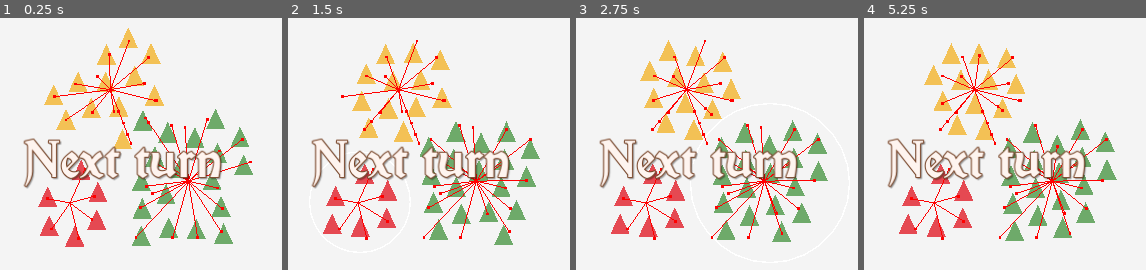
Above: before the commit, frames 1-4 (left to right).
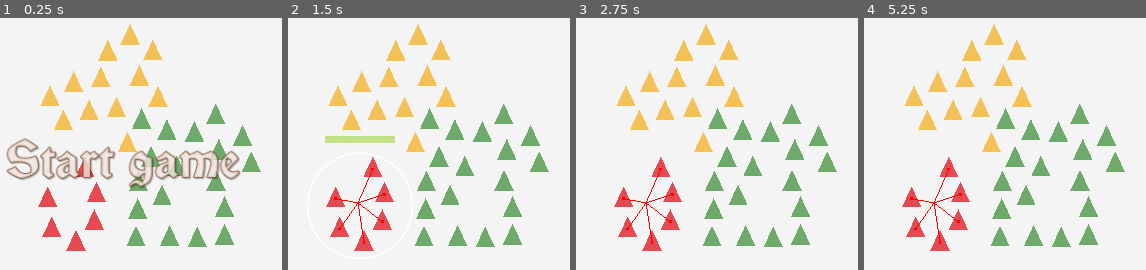
Above: after the commit, the same moments.

Repository: rtauziac/djam-decay
Game: Godot game, scene res://test_2d.tscn
Two runs of this game, one before a commit and one after it. Both use one fixed random seed, a clock stepped at 60 frames per second and the inputs below.
Inputs (mouse positions are in pixels of both pictures, inside the frame that each line leads up to):
- Up to frame 1 (0.25 s): no input
- Up to frame 2 (1.5 s): move the mouse to (361, 201) at 0.52 s; click (361, 201) at 0.67 s; move the mouse to (400, 93) at 1.27 s; click (400, 93) at 1.42 s
- Up to frame 3 (2.75 s): move the mouse to (767, 184) at 2.02 s; click (767, 184) at 2.17 s
- Up to frame 4 (5.25 s): move the mouse to (945, 247) at 2.77 s; click (945, 247) at 2.92 s; move the mouse to (outside the picture) at 3.52 s; click (outside the picture) at 3.67 s; tap Enter at 4.25 s; move the mouse to (outside the picture) at 4.27 s; click (outside the picture) at 4.42 s; move the mouse to (1027, 159) at 5.02 s; click (1027, 159) at 5.17 s

The runs differ from the first frame. In frame 1, 15% of the frame differs, in the area x 2-93%, y 2-93%; in frame 2, 20%, in the area x 8-93%, y 2-93%; in frame 3, 19%; in frame 4, 19%.

Commit message:
💪 Add stamina

Diff:
--- a/GameManagement/game.gd
+++ b/GameManagement/game.gd
@@ -2,6 +2,8 @@
 class_name Game
 
 signal player_changed(player: Player)
+
+@export var stamina_start_amount = 600
 
 var players: Array[Player]
 var current_player: Player
@@ -27,7 +29,14 @@
 	dog_player.user_controlled = false
 	players.append(dog_player)
 
-	current_player = rat_player
+	#current_player = rat_player
+
+	await get_tree().create_timer(0.1).timeout
+
+	Global.main_ui.show_title("Start game", func():
+		change_player(rat_player)
+		Global.main_ui.show_title("Rat team")
+		)
 
 
 func change_player(player: Player):
--- /dev/null
+++ b/MainUI.gd
@@ -0,0 +1,22 @@
+extends Control
+class_name MainUI
+
+
+func _ready():
+	Global.main_ui = self
+
+
+func show_title(title: String, callback = null):
+	for process_tween in get_tree().get_processed_tweens():
+		if process_tween.get_meta("tween") == "title":
+			process_tween.kill()
+	var tween = get_tree().create_tween()
+	tween.set_meta("tween", "title")
+	$TitleLabel.text = title
+	tween.tween_callback(func(): $TitleLabel.visible = true)
+	tween.tween_property($TitleLabel, "modulate", Color.WHITE, 0.2)
+	tween.tween_interval(0.2)
+	tween.tween_property($TitleLabel, "modulate", Color.TRANSPARENT, 0.2)
+	tween.tween_callback(func(): $TitleLabel.visible = false)
+	if callback != null:
+		tween.tween_callback(callback)
--- a/autoload/global.gd
+++ b/autoload/global.gd
@@ -2,3 +2,4 @@
 
 
 var game: Game
+var main_ui: MainUI
--- a/test_2d.tscn
+++ b/test_2d.tscn
@@ -1,9 +1,10 @@
-[gd_scene load_steps=8 format=3 uid="uid://ywgaelhpgpby"]
+[gd_scene load_steps=9 format=3 uid="uid://ywgaelhpgpby"]
 
 [ext_resource type="Script" path="res://GameManagement/game.gd" id="1_bo2r8"]
 [ext_resource type="Script" path="res://unit/groups.gd" id="1_n6ffw"]
 [ext_resource type="Script" path="res://Camera.gd" id="2_fdhqp"]
 [ext_resource type="FontFile" uid="uid://b7bllu2giivqe" path="res://font/vinque rg.otf" id="4_yc54d"]
+[ext_resource type="Script" path="res://MainUI.gd" id="5_0pjp3"]
 
 [sub_resource type="GDScript" id="GDScript_3igke"]
 script/source = "extends Node
@@ -75,15 +76,18 @@
 grow_horizontal = 2
 grow_vertical = 2
 theme = SubResource("Theme_qqolg")
+script = ExtResource("5_0pjp3")
 
-[node name="Label" type="Label" parent="CanvasLayer/UI"]
+[node name="TitleLabel" type="Label" parent="CanvasLayer/UI"]
+visible = false
+modulate = Color(1, 1, 1, 0)
 layout_mode = 1
 anchors_preset = 15
 anchor_right = 1.0
 anchor_bottom = 1.0
-offset_left = 72.0
+offset_left = 158.0
 offset_top = 61.0
-offset_right = -72.0
+offset_right = -158.0
 offset_bottom = -61.0
 grow_horizontal = 2
 grow_vertical = 2
@@ -91,3 +95,5 @@
 text = "Next turn"
 horizontal_alignment = 1
 vertical_alignment = 1
+
+[connection signal="player_changed" from="Game" to="Groups" method="_on_game_player_changed"]
--- a/unit/group.gd
+++ b/unit/group.gd
@@ -6,6 +6,7 @@
 	return $Line2D.visible
 func set_selected(new_val: bool):
 	$Line2D.visible = new_val
+	$GaugeStamina.visible = new_val
 
 var radius: get = get_radius, set = set_radius
 func get_radius() -> float:
@@ -13,17 +14,26 @@
 func set_radius(new_val: float):
 	($CollisionShape2D.shape as CircleShape2D).radius = new_val
 	$Line2D.set("radius", new_val)
+	$GaugeStamina.position.y = -(new_val + 20)
+
+
+var stamina: get = get_stamina, set = set_stamina
+func get_stamina():
+	return $GaugeStamina.scale.x
+func set_stamina(new_val: float):
+	$GaugeStamina/GaugeStamina2.scale.x = clamp(new_val, 0, 1)
 
 
 func _on_input_event(viewport: Viewport, event, shape_idx):
-	if event is InputEventMouseButton:
-		var eventMouseButton := event as InputEventMouseButton
-		if not eventMouseButton.pressed:
-			var group_nodes = get_tree().get_nodes_in_group(name)
-			var units = group_nodes as Array[Unit]
-			if Global.game.current_player.race == units[0].race or true:
-				set_deferred("selected", true)
-				viewport.set_input_as_handled()
+	if Global.game.current_player != null and Global.game.current_player.user_controlled:
+		if event is InputEventMouseButton:
+			var eventMouseButton := event as InputEventMouseButton
+			if not eventMouseButton.pressed:
+				var group_nodes = get_tree().get_nodes_in_group(name)
+				var units = group_nodes as Array[Unit]
+				if Global.game.current_player.race == units[0].race:
+					set_deferred("selected", true)
+					viewport.set_input_as_handled()
 
 
 func _unhandled_input(event):
--- a/unit/group.tscn
+++ b/unit/group.tscn
@@ -1,7 +1,8 @@
-[gd_scene load_steps=4 format=3 uid="uid://d3nlne7wqwqw1"]
+[gd_scene load_steps=5 format=3 uid="uid://d3nlne7wqwqw1"]
 
 [ext_resource type="Script" path="res://unit/groupLine.gd" id="1_lmqkd"]
 [ext_resource type="Script" path="res://unit/group.gd" id="1_rj8xh"]
+[ext_resource type="Texture2D" uid="uid://da4gddw4xqugt" path="res://ui/gauge.png" id="3_lba7p"]
 
 [sub_resource type="CircleShape2D" id="CircleShape2D_fkid3"]
 resource_local_to_scene = true
@@ -21,4 +22,18 @@
 script = ExtResource("1_lmqkd")
 radius = 300
 
+[node name="GaugeStamina" type="Sprite2D" parent="."]
+visible = false
+self_modulate = Color(0.275472, 0.275472, 0.275472, 1)
+z_index = 10
+position = Vector2(0, -115)
+texture = ExtResource("3_lba7p")
+
+[node name="GaugeStamina2" type="Sprite2D" parent="GaugeStamina"]
+self_modulate = Color(0.755607, 0.876484, 0.528167, 1)
+position = Vector2(-50, 0)
+scale = Vector2(0.835, 1)
+texture = ExtResource("3_lba7p")
+offset = Vector2(50, 0)
+
 [connection signal="input_event" from="." to="." method="_on_input_event"]
--- a/unit/groups.gd
+++ b/unit/groups.gd
@@ -2,15 +2,18 @@
 
 
 func _ready():
+	set_process_inputs(false)
 	call_deferred("make_initial_groups")
 
 
 func make_initial_groups():
 	var rand_start_angle = randf() * PI * 2
 	var races: Array = [preload("res://unit/rat.tscn"), preload("res://unit/cat.tscn"), preload("res://unit/dog.tscn")]
+	var race_names: Array = [Unit.Race.keys()[Unit.Race.Rat], Unit.Race.keys()[Unit.Race.Cat], Unit.Race.keys()[Unit.Race.Dog]]
 	for i_race in races.size():
 		var group_node = preload("res://unit/group.tscn").instantiate()
 		group_node.global_position = Vector2.UP.rotated(rand_start_angle + i_race * PI * 0.666) * 100
+		group_node.name = race_names[i_race]
 		add_child(group_node)
 		for i_unit in 6 * (i_race + 1):
 			var unit: Unit = races[i_race].instantiate()
@@ -29,13 +32,16 @@
 
 		var bounds_new := Rect2(group_nodes[0].global_position, Vector2.ZERO)
 		var longest_distance = 0
-		for node: Unit in group_nodes:
-			if bounds_new.has_point(node.global_position) == false:
-				bounds_new = bounds_new.expand(node.global_position)
-			var node_distance = group.global_position.distance_to(node.global_position) + (20)
-			if node_distance > longest_distance:
-				longest_distance = node_distance
-
+		var total_stamina = group_nodes.size() * Global.game.stamina_start_amount
+		var real_stamina = 0
+		for unit: Unit in group_nodes:
+			real_stamina += unit.walk_stamina
+			if bounds_new.has_point(unit.global_position) == false:
+				bounds_new = bounds_new.expand(unit.global_position)
+			var unit_distance = group.global_position.distance_to(unit.global_position) + (20)
+			if unit_distance > longest_distance:
+				longest_distance = unit_distance
+		group.stamina = real_stamina / total_stamina
 		group.global_position = bounds_new.get_center()
 		var selectable_group := group.find_child("CollisionShape2D") as SelectableGroup
 		group.radius = longest_distance
@@ -46,12 +52,27 @@
 		var eventMouseButton := event as InputEventMouseButton
 		if eventMouseButton.pressed:
 			if eventMouseButton.button_index == MOUSE_BUTTON_RIGHT:
-				#for group: SelectableGroup in get_children():
-				var group_units = get_children()
-				var selected_groups := group_units.filter(func (group: SelectableGroup): return group.selected)
+				var groups = get_children()
+				var selected_groups := groups.filter(func (group: SelectableGroup): return group.selected)
 				if selected_groups.size() > 0:
 					for selected_group: SelectableGroup in selected_groups:
 						var group_nodes = get_tree().get_nodes_in_group(selected_group.name)
 						get_tree().call_group(selected_group.name, "hint_group_size", group_nodes.size())
 						get_tree().call_group(selected_group.name, "go_to_position", get_global_mouse_position())
 					get_tree().root.get_viewport().set_input_as_handled()
+
+
+func _on_game_player_changed(player: Player):
+	set_process_inputs(player.user_controlled)
+	for group in get_children():
+		if group.name == Unit.Race.keys()[player.race]:
+			for node: Unit in get_tree().get_nodes_in_group(group.name):
+				node.set_walk_stamina(Global.game.stamina_start_amount)
+
+
+func set_process_inputs(active: bool):
+	set_process_input(active)
+	set_process_unhandled_input(active)
+	for group in get_children():
+		group.set_process_input(active)
+		group.set_process_unhandled_input(active)
--- a/unit/unit.gd
+++ b/unit/unit.gd
@@ -13,14 +13,24 @@
 var group_size = 1
 var wake_target_factor = 1
 
+var previous_physics_position: Vector2
+
+
+func _ready():
+	previous_physics_position = global_position
+
 
 func _physics_process(delta):
-	if $NavigationAgent2D.is_target_reachable():
-		if not $NavigationAgent2D.is_target_reached():
-			apply_central_force(($NavigationAgent2D.get_next_path_position() - global_position).normalized() * 600)
+	if walk_stamina > 0:
+		if $NavigationAgent2D.is_target_reachable():
+			if not $NavigationAgent2D.is_target_reached():
+				apply_central_force(($NavigationAgent2D.get_next_path_position() - global_position).normalized() * 600)
+				var move_vector = previous_physics_position - global_position
+				walk_stamina -= pow(move_vector.length() * 0.7, 1.5)
 	if $NavigationAgent2D.is_target_reached():
 		if global_position.distance_to($NavigationAgent2D.target_position) > $NavigationAgent2D.target_desired_distance * wake_target_factor:
 			$NavigationAgent2D.target_position = $NavigationAgent2D.target_position
+	previous_physics_position = global_position
 
 
 func go_to_position(position: Vector2):
@@ -34,10 +44,14 @@
 	$NavigationAgent2D.target_desired_distance = 50 * harmonic_function(size) * 2
 
 
+func set_walk_stamina(stamina: float):
+	walk_stamina = stamina
+
+
 func harmonic_function(value: int) -> float:
 	if value <= 0:
 		return 0
-	var somme = 0
+	var sum = 0
 	for i in value:
-		somme += 1 / (i + 1)
-	return somme
+		sum += 1 / (i + 1)
+	return sum
--- a/unit/unit.tscn
+++ b/unit/unit.tscn
@@ -4,6 +4,7 @@
 
 [sub_resource type="PhysicsMaterial" id="PhysicsMaterial_y364i"]
 friction = 0.0
+bounce = 0.2
 
 [sub_resource type="CircleShape2D" id="CircleShape2D_gijtc"]
 resource_local_to_scene = true
@@ -18,7 +19,7 @@
 metadata/_edit_group_ = true
 
 [node name="NavigationAgent2D" type="NavigationAgent2D" parent="."]
-target_desired_distance = 50.0
+target_desired_distance = 200.0
 path_max_distance = 20.0
 debug_enabled = true
 
Binary file added: ui/gauge.png
Not shown, added: ui/gauge.png.import
